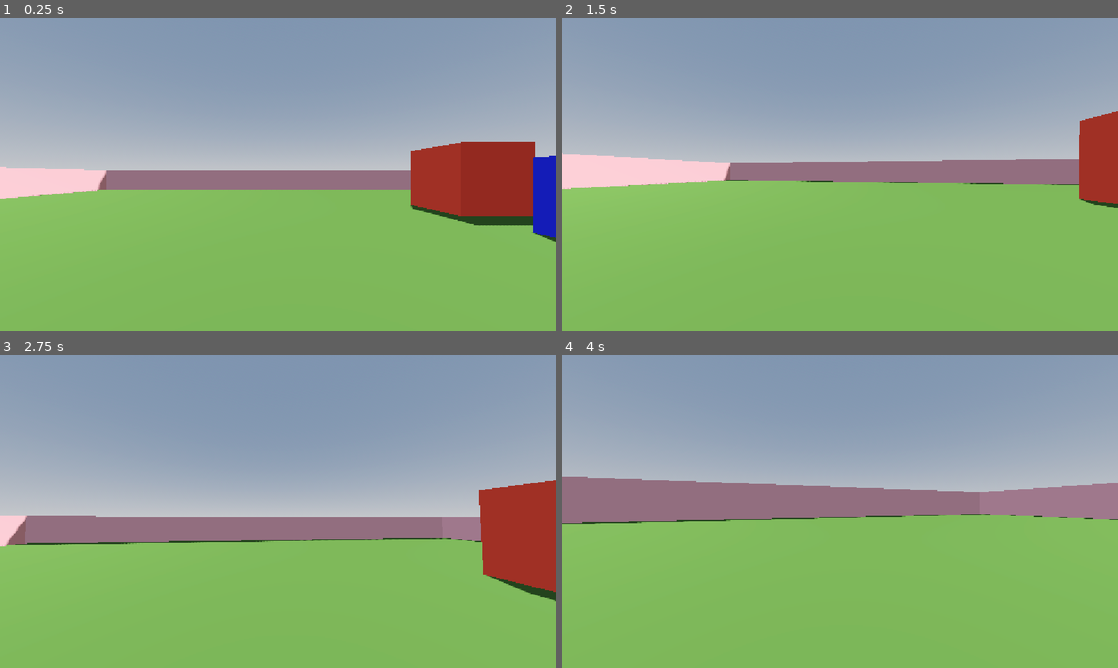
Above: before the commit, frames 1-4 (two rows, left to right).
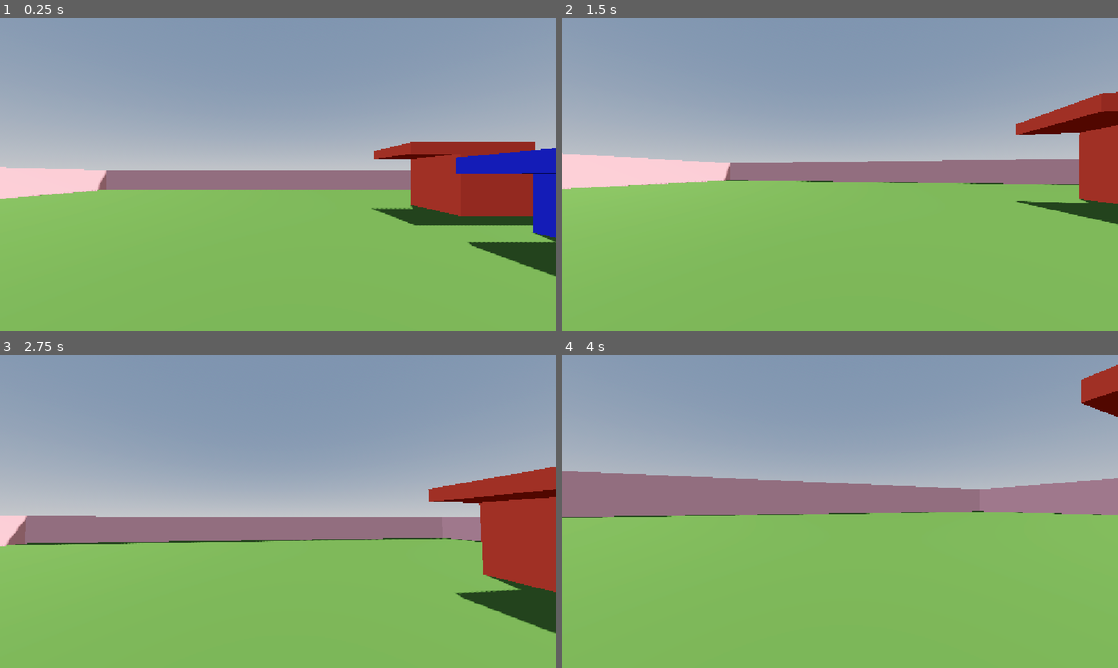
Above: after the commit, the same moments.

Repository: NotKachori/Game-Off-jam2026
Game: Godot game, scene res://Scenes/World.tscn
The game is run twice, just before and just after one commit, with the same random seed, the same clock (stepped at 60 frames per second) and the same inputs. The project has no main scene, so this scene is started directly.
Inputs (mouse positions are in pixels of both pictures, inside the frame that each line leads up to):
- Up to frame 1 (0.25 s): no input
- Up to frame 2 (1.5 s): move the mouse to (867, 174) at 0.52 s; hold Ctrl (crouch) 0.53-1.28 s; hold W (up) from 0.53 s (still down); tap Space (jump) at 0.77 s; move the mouse to (812, 174) at 1.27 s; tap Ctrl (crouch) at 1.35 s
- Up to frame 3 (2.75 s): keep holding W (up); tap Space (jump) at 1.52 s; move the mouse to (289, 505) at 2.02 s; hold Ctrl (crouch) from 2.03 s (still down); tap 5 (property_bouncy) at 2.1 s
- Up to frame 4 (4 s): keep holding W (up); move the mouse to (834, 517) at 2.77 s; release Ctrl (crouch) at 2.78 s; tap 3 (property_heavy) at 2.85 s; tap Space (jump) at 3.02, 3.77 s; tap Ctrl (crouch) at 3.05 s; move the mouse to (878, 514) at 3.52 s; hold Ctrl (crouch) from 3.53 s (still down); tap 2 (property_lightweight) at 3.6 s

The runs differ from the first frame. In frame 1, 2.9% of the frame differs, in the area x 66-100%, y 39-83%; in frame 2, 2.1%; in frame 3, 2.6%; in frame 4, 3.7%, in the area x 0-100%, y 3-54%.

Commit message:
add size change

Diff:
--- a/game-off-jam-2026/Scenes/World.tscn
+++ b/game-off-jam-2026/Scenes/World.tscn
@@ -59,11 +59,29 @@
 use_collision = true
 size = Vector3(4, 5.83948, 4)
 
+[node name="CSGBox3D10" type="CSGBox3D" parent="Map" unique_id=955597988]
+transform = Transform3D(-4.37114e-08, 0, -1, 0, 1, 0, 1, 0, -4.37114e-08, 9.021976, 2.6044621, -5.61763)
+material_override = ExtResource("5_te4rd")
+use_collision = true
+size = Vector3(4, 0.6305554, 4)
+
+[node name="CSGBox3D11" type="CSGBox3D" parent="Map" unique_id=1329545950]
+transform = Transform3D(-4.37114e-08, 0, -1, 0, 1, 0, 1, 0, -4.37114e-08, 15.703176, 1.4382606, -5.61763)
+material_override = ExtResource("5_te4rd")
+use_collision = true
+size = Vector3(4, 0.6305554, 4)
+
 [node name="CSGBox3D8" type="CSGBox3D" parent="Map" unique_id=1746675540]
 transform = Transform3D(-4.37114e-08, 0, -1, 0, 1, 0, 1, 0, -4.37114e-08, 12, 0, -12.6176)
 material_override = ExtResource("4_nuwel")
 use_collision = true
 size = Vector3(4, 8, 4)
+
+[node name="CSGBox3D9" type="CSGBox3D" parent="Map" unique_id=2111486799]
+transform = Transform3D(-4.37114e-08, 0, -1, 0, 1, 0, 1, 0, -4.37114e-08, 9.280464, 3.6992798, -12.6176)
+material_override = ExtResource("4_nuwel")
+use_collision = true
+size = Vector3(4, 0.6014404, 4)
 
 [node name="CSGBox3D" type="CSGBox3D" parent="Map" unique_id=245980751]
 material_override = ExtResource("1_o5nrg")
--- a/game-off-jam-2026/Scenes/player/Player.gd
+++ b/game-off-jam-2026/Scenes/player/Player.gd
@@ -9,6 +9,24 @@
 
 var speed = WALK_SPEED
 
+# PLAYER SIZE
+const NORMAL_SIZE = 1.0
+const LIGHTWEIGHT_SIZE = 0.6
+const HEAVY_SIZE = 1.5
+
+var current_size_scale = NORMAL_SIZE
+
+var standing_capsule: CapsuleShape3D
+var crouching_capsule: CapsuleShape3D
+
+var standing_original_height: float
+var standing_original_radius: float
+var crouching_original_height: float
+var crouching_original_radius: float
+
+var standing_original_position: Vector3
+var crouching_original_position: Vector3
+
 # NORMAL PHYSICS
 const NORMAL_GRAVITY = 9.8
 const NORMAL_JUMP = 4.8
@@ -70,6 +88,25 @@
 
 func _ready():
 	Input.set_mouse_mode(Input.MOUSE_MODE_CAPTURED)
+		# Duplicate shapes so we don't modify shared resources
+	standing_capsule = standing_collision.shape.duplicate()
+	crouching_capsule = crouching_collision.shape.duplicate()
+
+	standing_collision.shape = standing_capsule
+	crouching_collision.shape = crouching_capsule
+
+	# Save original dimensions
+	standing_original_height = standing_capsule.height
+	standing_original_radius = standing_capsule.radius
+
+	crouching_original_height = crouching_capsule.height
+	crouching_original_radius = crouching_capsule.radius
+
+	standing_original_position = standing_collision.position
+	crouching_original_position = crouching_collision.position
+
+	# Listen for property changes
+	property_manager.property_changed.connect(_on_property_changed)
 
 
 func _unhandled_input(event):
@@ -244,7 +281,7 @@
 	standing_collision.disabled = is_crouching
 	crouching_collision.disabled = not is_crouching
 
-	var target_height = CROUCH_HEIGHT if is_crouching else STAND_HEIGHT
+	var target_height = (CROUCH_HEIGHT if is_crouching else STAND_HEIGHT) * current_size_scale
 
 	head.position.y = lerp(
 		head.position.y,
@@ -271,3 +308,29 @@
 	)
 
 	camera.rotation.z = lean_amount
+
+func _on_property_changed(new_property):
+	var new_size = NORMAL_SIZE
+
+	match new_property:
+		PropertyManagerScript.Property.LIGHTWEIGHT:
+			new_size = LIGHTWEIGHT_SIZE
+
+		PropertyManagerScript.Property.HEAVY:
+			new_size = HEAVY_SIZE
+
+	current_size_scale = new_size
+
+	# Resize standing capsule
+	standing_capsule.height = standing_original_height * new_size
+	standing_capsule.radius = standing_original_radius * new_size
+
+	# Resize crouching capsule
+	crouching_capsule.height = crouching_original_height * new_size
+	crouching_capsule.radius = crouching_original_radius * new_size
+
+	# Keep the bottom of the capsules at floor level
+	standing_collision.position = standing_original_position * new_size
+	crouching_collision.position = crouching_original_position * new_size
+
+	print("Player size: ", new_size)
--- a/game-off-jam-2026/Scenes/player/player.tscn
+++ b/game-off-jam-2026/Scenes/player/player.tscn
@@ -2,8 +2,6 @@
 
 [ext_resource type="Script" uid="uid://cgkejjp45aatc" path="res://Scenes/player/Player.gd" id="1_8p05u"]
 [ext_resource type="Script" uid="uid://cichbvvk5xcd6" path="res://Scripts/property/property_manager.gd" id="2_eo61r"]
-
-[sub_resource type="CapsuleMesh" id="CapsuleMesh_xc2g5"]
 
 [sub_resource type="CapsuleShape3D" id="CapsuleShape3D_8p05u"]
 
@@ -17,10 +15,6 @@
 
 [node name="Player" type="CharacterBody3D" unique_id=1940992730]
 script = ExtResource("1_8p05u")
-
-[node name="MeshInstance3D" type="MeshInstance3D" parent="." unique_id=2130795864]
-transform = Transform3D(1, 0, 0, 0, 1, 0, 0, 0, 1, 0, 1, 0)
-mesh = SubResource("CapsuleMesh_xc2g5")
 
 [node name="StandingCollisionShape" type="CollisionShape3D" parent="." unique_id=2105627094]
 transform = Transform3D(1, 0, 0, 0, 1, 0, 0, 0, 1, 0, 1, 0)
